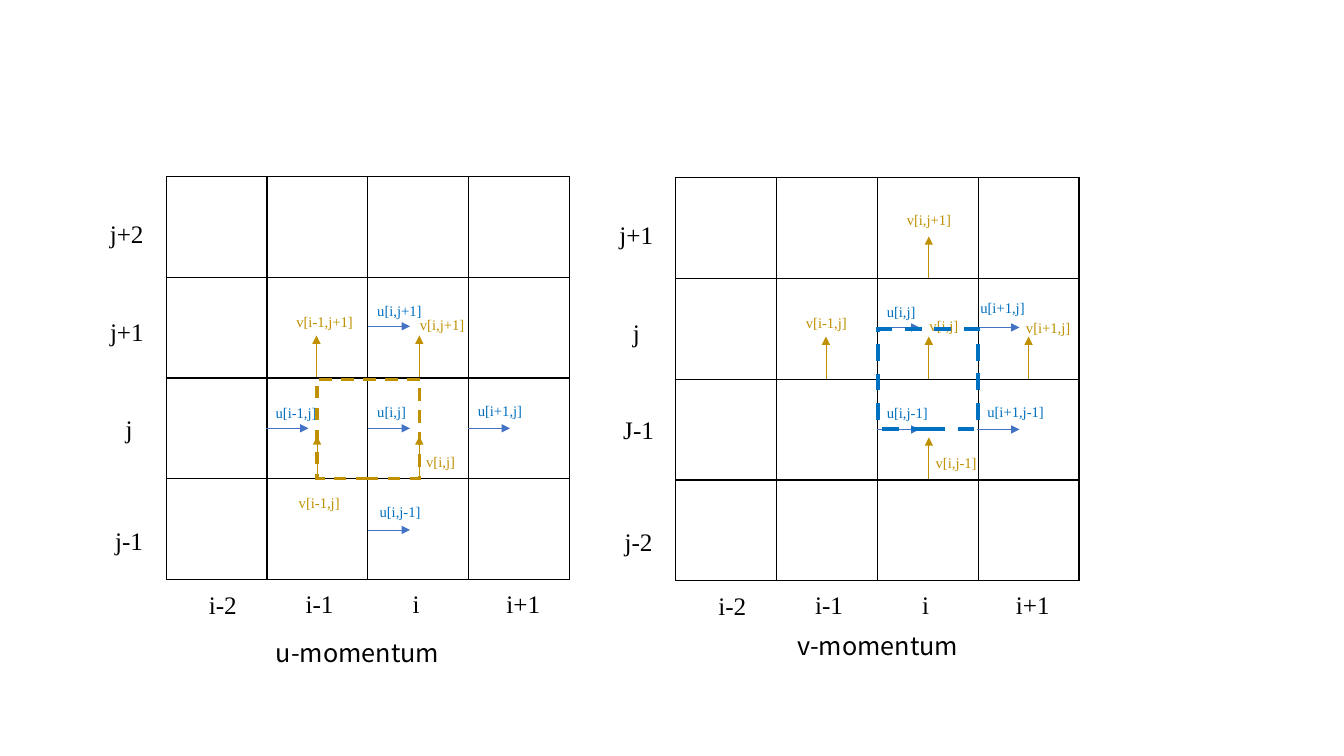
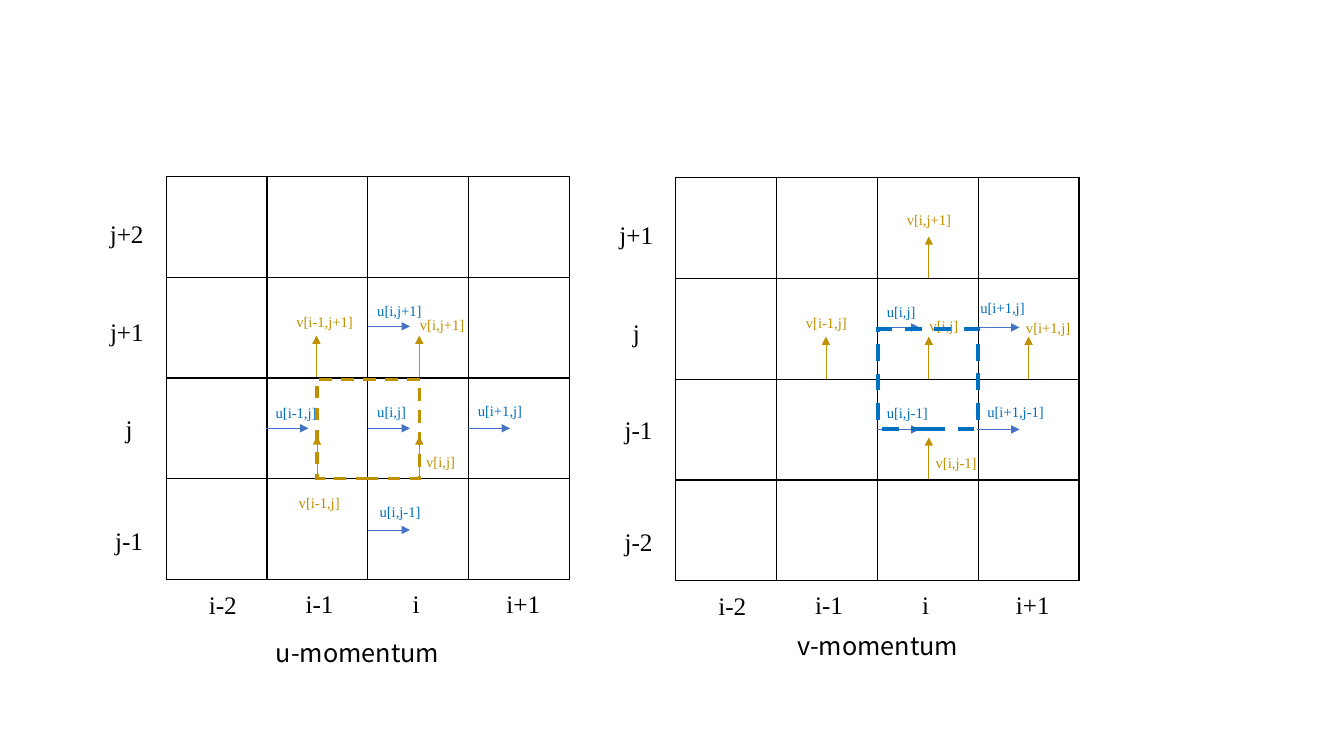
Before and after one commit to lubyant/CS714, a slide deck: slide 4 of project_code/fig.pptx. Drawn at 1344x756 pixels with LibreOffice and Linux fonts; fonts in the diff are those of the drawing. Boxes give left, top, right and bottom in pixels: in the first picture for what was removed or moved away, otherwise in the second. Text is boxed around its words. In the diff, an @@ line names an element or a change of style, - is before the commit and + after.

```diff
--- a/project_code/fig.pptx
+++ b/project_code/fig.pptx
@@ text at bbox=[625, 422, 653, 445]: text changed @@
-J-1
+j-1
```
Also in this commit, not shown: 2 other slides changed, 8 other files.
